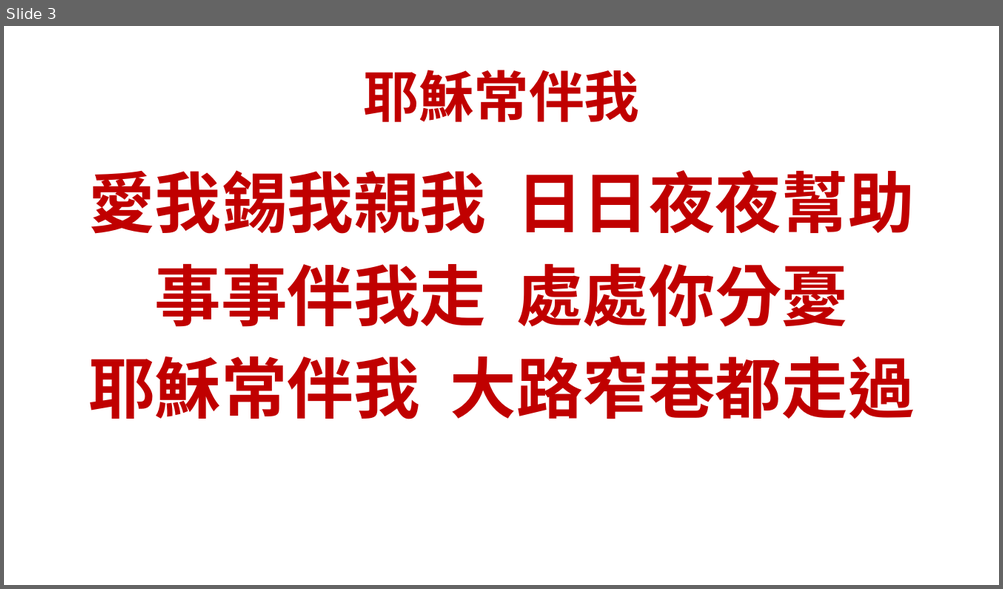
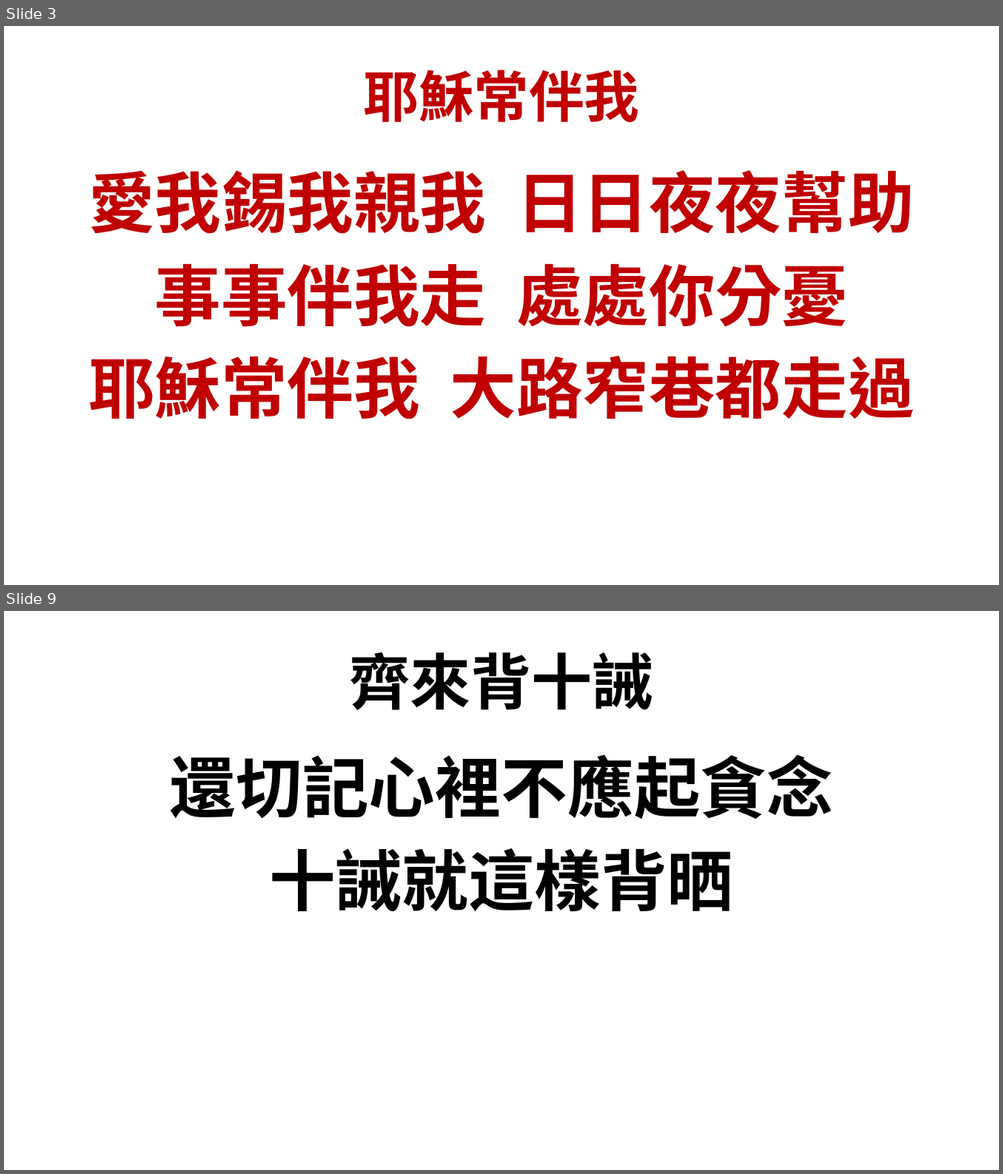
Before and after one commit to batisuoc/bible-school, a slide deck: 2019/7月.pptx. Shown one above the other, each under a label of ours: slide 3 before the commit, slides 3 and 9 after it; the slides between them are not shown. The pictures are 1003x589 and 1003x1174 pixels, drawn with LibreOffice and Linux fonts; fonts in the diff are those of the drawing; background and template pictures are left out. Boxes give left, top, right and bottom in pixels: in the first picture for what was removed or moved away, otherwise in the second. Text is boxed around its words. In the diff, an @@ line names an element or a change of style, - is before the commit and + after.

```diff
--- a/2019/7月.pptx
+++ b/2019/7月.pptx
@@ slide 9 added at [4, 611, 999, 1170], background picture (left out) @@
@@ title added at [349, 652, 653, 710], 44 pt, text #000000, bold @@
+齊來背十誡
@@ text added at [170, 755, 833, 911], 48 pt, text #000000, bold @@
+還切記心裡不應起貪念
+十誡就這樣背晒
```
Also in this commit, not shown: 5 other slides added.
